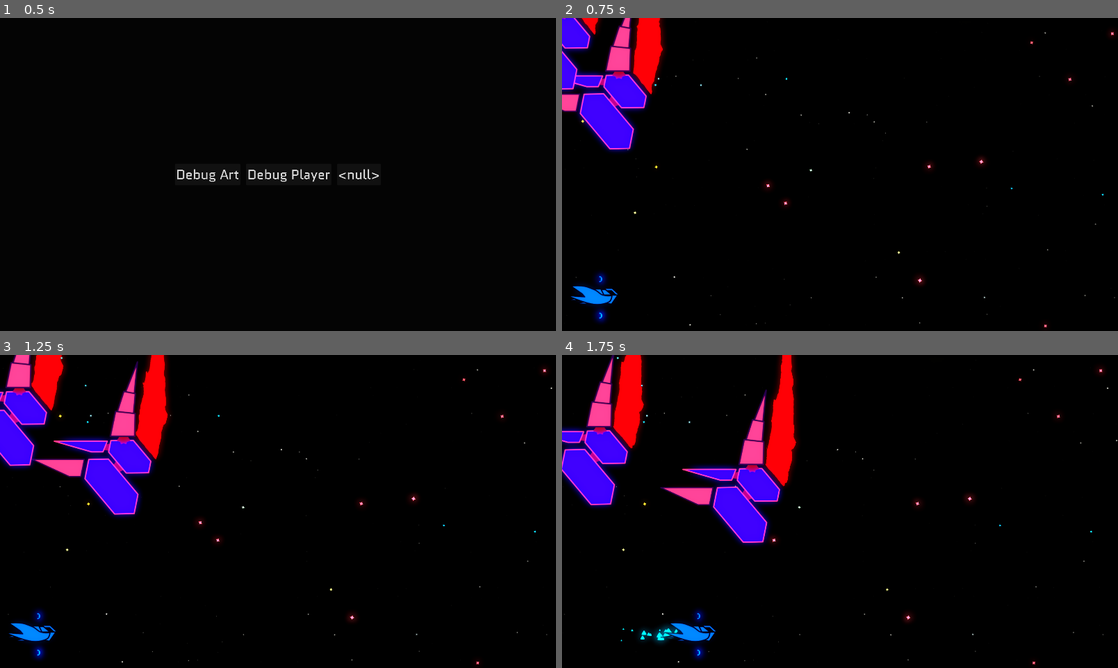
Above: before the commit, frames 1-4 (two rows, left to right).
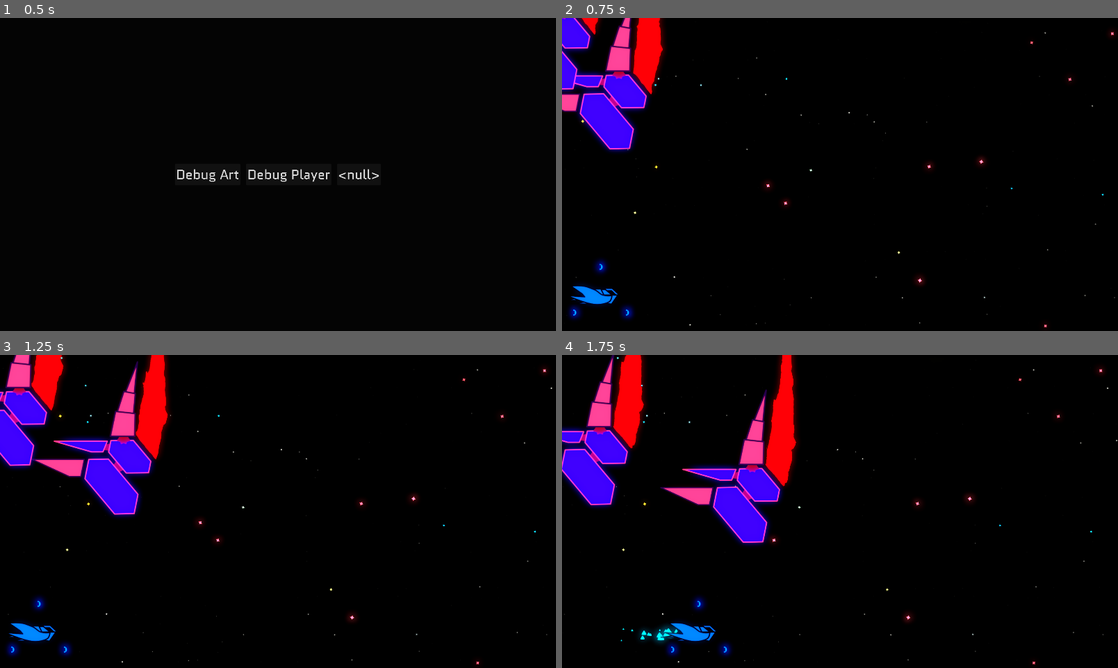
Above: after the commit, the same moments.

Repository: Zemiro-dev/StarfighterGemini
Game: Godot game, scene res://world/world_viewport_container.tscn
Same seed, same stepped clock (60 frames per second), same inputs: the game is played once before the commit and once after it. Sound files missing from this copy of the repository are replaced by a short silence.
Inputs:
- Up to frame 1 (0.5 s): no input
- Up to frame 2 (0.75 s): click "Debug Art" at 0.5 s
- Up to frame 3 (1.25 s): no input
- Up to frame 4 (1.75 s): hold D (right) from 1.28 s (still down); hold Shift (dash) from 1.28 s (still down)

Frame 1 is identical in both runs. In frame 2, 0.5% of the frame differs, in the area x 1-13%, y 76-98%; in frame 3, 0.5%; in frame 4, 0.4%.

Commit message:
refactoring around some files. Adding rotating orb cannons. Adding raycast to focus guns

Diff:
--- a/game/actors/player/player_cannon.gd
+++ b/game/actors/player/components/player_cannon.gd
@@ -2,9 +2,10 @@
 class_name PlayerCannon
 
 @export var cannon_stats: CannonStats = CannonStats.new()
-@export var controller: PlayerController
+@export var heading: Vector2
 @onready var animation_player: AnimationPlayer = $AnimationPlayer
 @onready var cannon_cooldown: CannonCooldown = $CannonCooldown
+
 
 
 func _ready() -> void:
@@ -12,7 +13,7 @@
 
 
 func _physics_process(_delta: float) -> void:
-	var target_direction = controller.get_target_direction().normalized()
+	var target_direction = heading
 	if !target_direction.is_zero_approx():
 		rotation = target_direction.angle()
 
--- a/game/actors/player/player_cannon.tscn
+++ b/game/actors/player/components/player_cannon.tscn
@@ -4,7 +4,7 @@
 [ext_resource type="Texture2D" uid="uid://16wlwkn7g2xc" path="res://actors/player/resources/player_gradient_high.tres" id="1_mrm5d"]
 [ext_resource type="Texture2D" uid="uid://c7dvlc535fux2" path="res://actors/player/resources/player_gradient_low.tres" id="2_3oui1"]
 [ext_resource type="Texture2D" uid="uid://083ymv6ej1vl" path="res://assets/player/cannon.png" id="3_rhlr8"]
-[ext_resource type="Script" uid="uid://bqqog7hwn58ri" path="res://actors/player/player_cannon.gd" id="4_rbuk3"]
+[ext_resource type="Script" uid="uid://bqqog7hwn58ri" path="res://actors/player/components/player_cannon.gd" id="4_rbuk3"]
 [ext_resource type="Texture2D" uid="uid://ctn56roawyp8m" path="res://assets/player/player_cannon_flash.png" id="5_k1k7d"]
 [ext_resource type="Script" uid="uid://chyrw7oxghtol" path="res://actors/cannons/cannon_cooldown.gd" id="5_mrm5d"]
 
--- /dev/null
+++ b/game/actors/player/components/player_cannon_ring.gd
@@ -0,0 +1,68 @@
+extends Node2D
+class_name PlayerCannonRing
+
+@export var cannon_scene := preload("res://actors/player/components/player_cannon.tscn")
+@export var radius: float = 110.0
+@export var speed: float = 4 # rotations per second
+
+@export var goal_heading := Vector2.RIGHT: set = _set_goal_heading
+@onready var heading := goal_heading
+@export_flags_2d_physics var target_mask: int
+@export var target_range: float = 1000
+var radial_offset := -PI / 2
+var cannons: Array[PlayerCannon] = []
+var target_global_position := Vector2.ZERO
+var use_target := false
+
+func _physics_process(delta: float) -> void:
+	heading = Vector2.from_angle(lerp_angle(heading.angle(), goal_heading.angle(), speed * delta))
+	update_target_data()
+	update_cannon_positions()
+	update_cannon_heading()
+
+func add_cannons(num_to_add: int) -> void:
+	for i in range(num_to_add):
+		var cannon = cannon_scene.instantiate()
+		cannons.append(cannon)
+		add_child(cannon)
+
+
+func fire(project_pool: NodePool) -> bool:
+	var attacks := []
+	for cannon in cannons:
+		attacks.append(cannon.fire(project_pool))
+	return attacks.any(func(value): return value)
+
+
+func update_cannon_positions() -> void:
+	for i in range(cannons.size()):
+		cannons[i].position = _get_cannon_position(i)
+
+func update_cannon_heading() -> void:
+	for i in range(cannons.size()):
+		if !use_target:
+			cannons[i].heading = goal_heading
+		else:
+			cannons[i].heading = (target_global_position - cannons[i].global_position).normalized()
+
+
+func update_target_data() -> void:
+	var space_state := get_world_2d().direct_space_state
+	var query := PhysicsRayQueryParameters2D.create(global_position, to_global(goal_heading * target_range), target_mask)
+	var result := space_state.intersect_ray(query)
+	if result.is_empty():
+		target_global_position = Vector2.ZERO
+		use_target = false
+	else:
+		target_global_position = result['position']
+		use_target = true
+
+
+func _get_cannon_position(i: int) -> Vector2:
+	var starting_angle := heading.angle() + radial_offset
+	var cannon_angle := starting_angle + (i * TAU / cannons.size())
+	return (Vector2.RIGHT * radius).rotated(cannon_angle)
+
+
+func _set_goal_heading(new_goal_heading: Vector2):
+	goal_heading = new_goal_heading.normalized()
--- /dev/null
+++ b/game/actors/player/components/player_cannon_ring.tscn
@@ -0,0 +1,6 @@
+[gd_scene load_steps=2 format=3 uid="uid://cvwxj30vxp8o5"]
+
+[ext_resource type="Script" uid="uid://di6dh8det2x5q" path="res://actors/player/components/player_cannon_ring.gd" id="1_h22w4"]
+
+[node name="PlayerCannonRing" type="Node2D"]
+script = ExtResource("1_h22w4")
--- a/game/actors/player/player_explosion_a.tscn
+++ b/game/actors/player/effects/player_explosion_a.tscn
@@ -1,7 +1,7 @@
 [gd_scene load_steps=3 format=3 uid="uid://45p6je56ck3j"]
 
 [ext_resource type="Texture2D" uid="uid://d2meohaxtyk34" path="res://assets/player/player_explosion_a.png" id="1_2ugpd"]
-[ext_resource type="Material" uid="uid://bdtb0e652wfx3" path="res://actors/player/player_explosion_material_a.tres" id="2_djvr7"]
+[ext_resource type="Material" uid="uid://bdtb0e652wfx3" path="res://actors/player/effects/player_explosion_material_a.tres" id="2_djvr7"]
 
 [node name="PlayerExplosionA" type="GPUParticles2D"]
 amount = 25
--- a/game/actors/player/player_explosion_b.tscn
+++ b/game/actors/player/effects/player_explosion_b.tscn
@@ -1,7 +1,7 @@
 [gd_scene load_steps=3 format=3 uid="uid://dshdwq66vc4pk"]
 
 [ext_resource type="Texture2D" uid="uid://smhcd74mx35b" path="res://assets/player/player_explosion_b.png" id="1_k27tj"]
-[ext_resource type="Material" uid="uid://cjtt7cdywcnod" path="res://actors/player/player_explosion_b.tres" id="2_k27tj"]
+[ext_resource type="Material" uid="uid://cjtt7cdywcnod" path="res://actors/player/effects/player_explosion_b.tres" id="2_k27tj"]
 
 [node name="PlayerExplosionB" type="GPUParticles2D"]
 emitting = false
--- a/game/actors/player/player.gd
+++ b/game/actors/player/player.gd
@@ -5,7 +5,7 @@
 @onready var physics_body_move_resolver: PhysicsBodyMoveResolver = $PhysicsBodyMoveResolver
 @onready var steering: Steering = $Steering
 @onready var move_machine: PlayerMoveMachine = $Machines/PlayerMoveMachine
-@onready var blast_pool: NodePool = NodePool.new()
+@onready var projectile_pool: NodePool = NodePool.new()
 @onready var damagable: Damagable = $Damagable
 @onready var collision_shape_2d: CollisionShape2D = $CollisionShape2D
 @onready var animation_player: AnimationPlayer = $AnimationPlayer
@@ -17,8 +17,9 @@
 @onready var low_thrust: GPUParticles2D = $ShipPieces/BodyPivot/LowThrust
 @onready var mid_thrust: GPUParticles2D = $ShipPieces/BodyPivot/MidThrust
 @onready var dash_wave: GPUParticles2D = $ShipPieces/BodyPivot/DashWave
+@onready var player_cannon_ring: PlayerCannonRing = $ShipPieces/PlayerCannonRing
 
-@export var blast_pack: PackedScene = preload("res://actors/projectiles/projectile_blue_blast.tscn")
+@export var armed_projectile_pack: PackedScene = preload("res://actors/projectiles/projectile_blue_blast.tscn")
 
 var actor_type := GameActor.ActorType.PLAYER
 
@@ -26,14 +27,13 @@
 	move_machine.actor = self
 	move_machine.on_state_change.connect(on_move_state_change)
 	damagable.on_death.connect(die)
-	$ShipPieces/TopCannon.controller = controller
-	$ShipPieces/BottomCannon.controller = controller
-	blast_pool.spawn_signal = GlobalSignals.request_projectile_spawn
-	blast_pool.fill(blast_pack, 20)
+	projectile_pool.spawn_signal = GlobalSignals.request_projectile_spawn
+	projectile_pool.fill(armed_projectile_pack, 30)
 	player_damaged_tween.node = self
 	remove_child(player_explosion)
 	GlobalSignals.world_ready.connect(func(): GlobalSignals.request_top_effect_spawn.emit(player_explosion))
 	physics_body_move_resolver.collided_with.connect(sounds_manager.handle_collision)
+	player_cannon_ring.add_cannons(3)
 
 
 func _physics_process(delta: float) -> void:
@@ -55,6 +55,9 @@
 	if controller.get_goal().x < 0.0:
 		body_pivot.scale.x = -1.0
 
+	var target_direction := controller.get_target_direction()
+	if !target_direction.is_zero_approx():
+		player_cannon_ring.goal_heading = target_direction.normalized()
 
 	if Input.is_action_pressed("fire"):
 		fire()
@@ -71,10 +74,7 @@
 
 
 func fire() -> void:
-	var attacks := []
-	attacks.append($ShipPieces/TopCannon.fire(blast_pool))
-	attacks.append($ShipPieces/BottomCannon.fire(blast_pool))
-	if attacks.any(func(value): return value):
+	if player_cannon_ring.fire(projectile_pool):
 		sounds_manager.fire()
 
 
--- a/game/actors/player/player.tscn
+++ b/game/actors/player/player.tscn
@@ -5,19 +5,19 @@
 [ext_resource type="Script" uid="uid://bnsxf2wmnmjo5" path="res://actors/player/player_controller.gd" id="2_388e2"]
 [ext_resource type="Texture2D" uid="uid://16wlwkn7g2xc" path="res://actors/player/resources/player_gradient_high.tres" id="2_a744p"]
 [ext_resource type="Script" uid="uid://dqv8o16nxsy37" path="res://actors/player/player_move_machine.gd" id="2_k67x5"]
-[ext_resource type="PackedScene" uid="uid://wueoy70q46gt" path="res://actors/player/player_damaged_tween.tscn" id="2_rt46e"]
+[ext_resource type="PackedScene" uid="uid://wueoy70q46gt" path="res://actors/player/tweens/player_damaged_tween.tscn" id="2_rt46e"]
 [ext_resource type="Script" uid="uid://3lg6lbyu7lu8" path="res://actors/physics_body_move_resolver.gd" id="3_7aotg"]
 [ext_resource type="Script" uid="uid://dos03u2y4nj1m" path="res://actors/damage/damagable_stats.gd" id="3_12xki"]
 [ext_resource type="Texture2D" uid="uid://c7dvlc535fux2" path="res://actors/player/resources/player_gradient_low.tres" id="3_388e2"]
 [ext_resource type="Script" uid="uid://d17glutkysooc" path="res://actors/steering/steering.gd" id="3_lsln6"]
 [ext_resource type="Script" uid="uid://cgobkakxb2git" path="res://actors/steering/controller_steering.gd" id="4_hiosj"]
 [ext_resource type="Script" uid="uid://dno1a1koeexnq" path="res://actors/steering/steering_stats.gd" id="4_ssdk0"]
-[ext_resource type="PackedScene" uid="uid://c4dfwdemcmkp3" path="res://actors/player/player_cannon.tscn" id="8_rt46e"]
 [ext_resource type="Shader" uid="uid://dao7s8gyvjj7j" path="res://shaders/player_shader.gdshader" id="10_k67x5"]
+[ext_resource type="PackedScene" uid="uid://cvwxj30vxp8o5" path="res://actors/player/components/player_cannon_ring.tscn" id="11_qct7d"]
 [ext_resource type="PackedScene" uid="uid://db4rx2dk8oedg" path="res://actors/effects/ThrustEffectA.tscn" id="12_lj3dd"]
 [ext_resource type="Texture2D" uid="uid://cdp7stnuo4kpn" path="res://assets/player/player_body_a.png" id="12_ssdk0"]
 [ext_resource type="PackedScene" uid="uid://djju5jytlydf7" path="res://actors/effects/ThrustWaveA.tscn" id="12_yeioo"]
-[ext_resource type="PackedScene" uid="uid://45p6je56ck3j" path="res://actors/player/player_explosion_a.tscn" id="13_7aotg"]
+[ext_resource type="PackedScene" uid="uid://45p6je56ck3j" path="res://actors/player/effects/player_explosion_a.tscn" id="13_7aotg"]
 [ext_resource type="PackedScene" uid="uid://drd2i3vhhcu2l" path="res://actors/effects/ThrustEffectB.tscn" id="13_nsxbo"]
 [ext_resource type="AudioStream" uid="uid://dlpxa474i1ygj" path="res://assets/sounds/effects/thruster.wav" id="17_0wchr"]
 [ext_resource type="Script" uid="uid://dd3d2lwooly5b" path="res://actors/player/player_sounds_manager.gd" id="17_qrxv1"]
@@ -195,13 +195,6 @@
 
 [node name="ShipPieces" type="Node2D" parent="."]
 
-[node name="TopCannon" parent="ShipPieces" instance=ExtResource("8_rt46e")]
-modulate = Color(1, 1, 1, 0.777)
-position = Vector2(-1, -63)
-
-[node name="BottomCannon" parent="ShipPieces" instance=ExtResource("8_rt46e")]
-position = Vector2(-1, 63)
-
 [node name="BodyPivot" type="Node2D" parent="ShipPieces"]
 
 [node name="DashWave" parent="ShipPieces/BodyPivot" instance=ExtResource("12_yeioo")]
@@ -223,6 +216,10 @@
 position = Vector2(-11, -6)
 rotation = 1.57079
 remote_path = NodePath("../../../CollisionShape2D")
+
+[node name="PlayerCannonRing" parent="ShipPieces" instance=ExtResource("11_qct7d")]
+radius = 105.0
+target_mask = 4
 
 [node name="PlayerExplosionA" parent="." instance=ExtResource("13_7aotg")]
 emitting = false
--- a/game/actors/player/player_damaged_tween.tscn
+++ b/game/actors/player/tweens/player_damaged_tween.tscn
@@ -1,6 +1,6 @@
 [gd_scene load_steps=2 format=3 uid="uid://wueoy70q46gt"]
 
-[ext_resource type="Script" uid="uid://bl3c3lp43xxr3" path="res://actors/player/player_damaged_tween.gd" id="1_hr86n"]
+[ext_resource type="Script" uid="uid://bl3c3lp43xxr3" path="res://actors/player/tweens/player_damaged_tween.gd" id="1_hr86n"]
 
 [node name="PlayerDamagedTween" type="Node"]
 script = ExtResource("1_hr86n")
--- a/game/actors/projectiles/projectile.gd
+++ b/game/actors/projectiles/projectile.gd
@@ -5,7 +5,7 @@
 @onready var animation_player: AnimationPlayer = $AnimationPlayer
 @export var is_available := true: set = set_is_available
 @export var stats: ProjectileStats
-@export var explosion_scene: PackedScene = preload("res://actors/player/player_explosion_b.tscn")
+@export var explosion_scene: PackedScene = preload("res://actors/player/effects/player_explosion_b.tscn")
 @onready var collision_shape_2d: CollisionShape2D = $CollisionShape2D
 @onready var explosion_audio_stream_player: ExtendedAudioStreamPlayer = $ExplosionAudioStreamPlayer
 
--- a/game/world/debug/world_debug.tscn
+++ b/game/world/debug/world_debug.tscn
@@ -1425,7 +1425,7 @@
 offset_right = 1889.0
 offset_bottom = 115.0
 theme_override_font_sizes/font_size = 64
-text = "FPS: 145.0"
+text = "FPS: 144.0"
 script = ExtResource("30_tj5ml")
 
 [node name="WorldEnvironment" parent="." instance=ExtResource("64_otf24")]
Renamed: game/actors/player/player_cannon.gd.uid -> game/actors/player/components/player_cannon.gd.uid
Not shown, added: game/actors/player/components/player_cannon_ring.gd.uid
Renamed: game/actors/player/player_explosion_b.tres -> game/actors/player/effects/player_explosion_b.tres
Renamed: game/actors/player/player_explosion_material_a.tres -> game/actors/player/effects/player_explosion_material_a.tres
Renamed: game/actors/player/player_damaged_tween.gd -> game/actors/player/tweens/player_damaged_tween.gd
Renamed: game/actors/player/player_damaged_tween.gd.uid -> game/actors/player/tweens/player_damaged_tween.gd.uid
